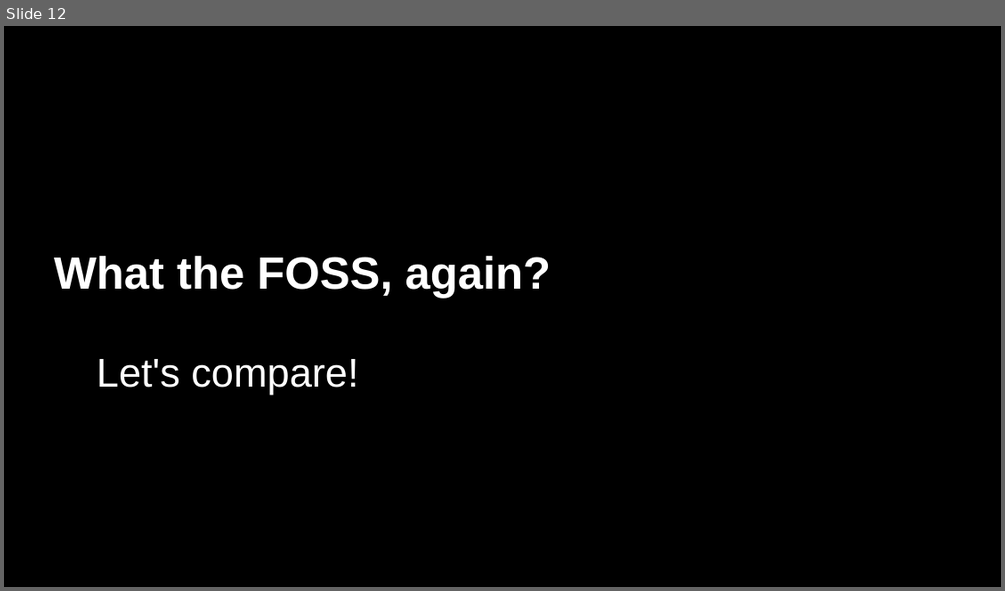
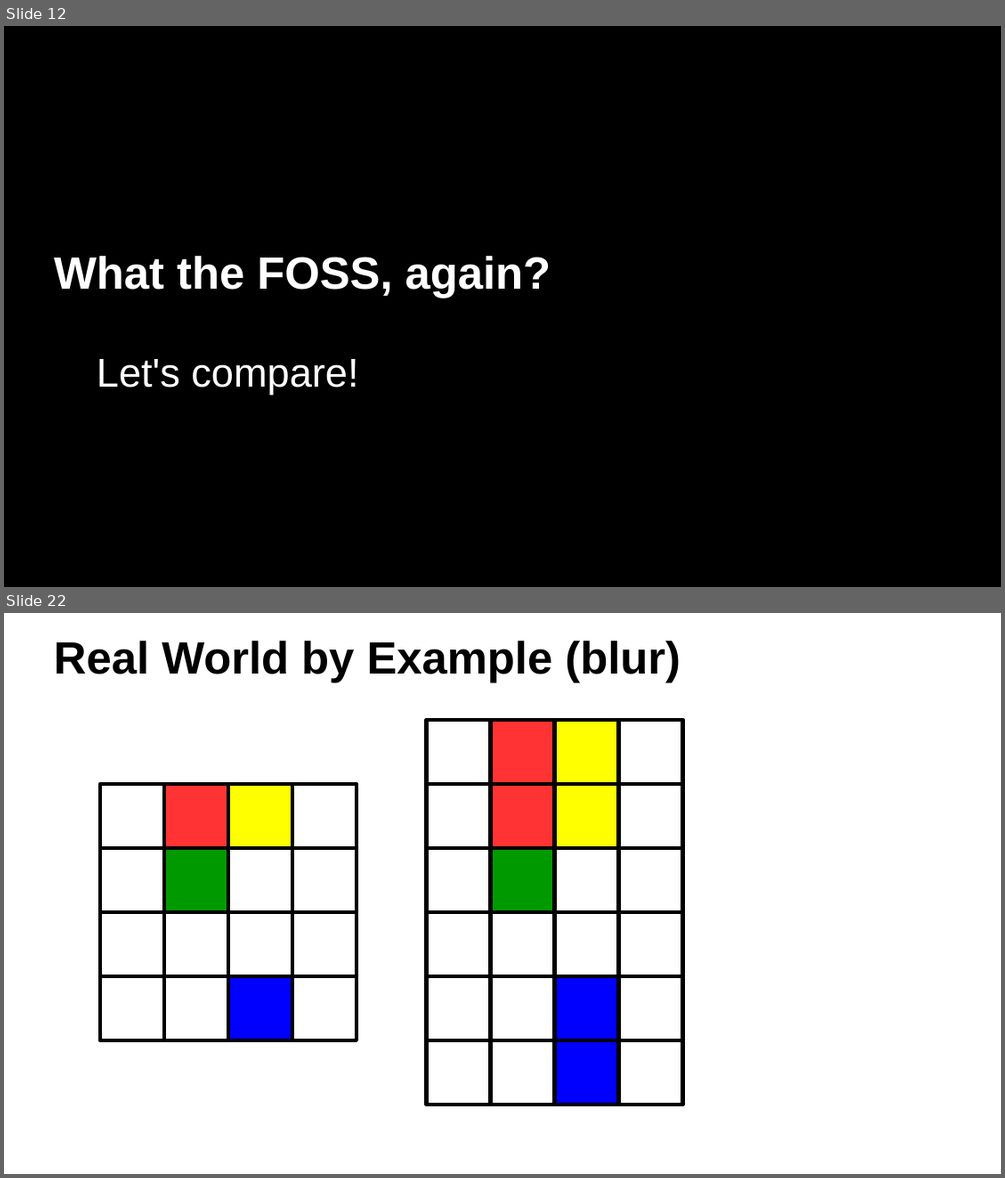
Before and after one commit to ax3l/datenspuren_2016, a slide deck: Slides.odp. Shown one above the other, each under a label of ours: slide 12 before the commit, slides 12 and 22 after it; the slides between them are not shown. The pictures are 1005x591 and 1005x1178 pixels, drawn with LibreOffice and Linux fonts; fonts in the diff are those of the drawing; background and template pictures are left out. Boxes give left, top, right and bottom in pixels: in the first picture for what was removed or moved away, otherwise in the second. Text is boxed around its words. In the diff, an @@ line names an element or a change of style, - is before the commit and + after.

```diff
--- a/Slides.odp
+++ b/Slides.odp
@@ slide 22 added at bbox=[4, 613, 1001, 1174], background #FFFFFF @@
@@ title added at bbox=[54, 641, 680, 683], 36 pt, text #000000, bold @@
+Real World by Example (blur)
@@ group added at bbox=[427, 720, 683, 784]: 4 rectangles @@
@@ rectangle added at bbox=[100, 784, 164, 848], fill #FFFFFF, outline #000000 3 pt @@
@@ rectangle added at bbox=[164, 784, 228, 848], fill #FF3333, outline #000000 3 pt @@
@@ rectangle added at bbox=[228, 784, 292, 848], fill #FFFF00, outline #000000 3 pt @@
@@ rectangle added at bbox=[292, 784, 356, 848], fill #FFFFFF, outline #000000 3 pt @@
@@ group added at bbox=[427, 784, 683, 848]: 4 rectangles @@
@@ rectangle added at bbox=[100, 848, 164, 912], fill #FFFFFF, outline #000000 3 pt @@
@@ rectangle added at bbox=[164, 848, 228, 912], fill #009900, outline #000000 3 pt @@
@@ rectangle added at bbox=[228, 848, 292, 912], fill #FFFFFF, outline #000000 3 pt @@
@@ rectangle added at bbox=[292, 848, 356, 912], fill #FFFFFF, outline #000000 3 pt @@
@@ group added at bbox=[427, 848, 683, 912]: 4 rectangles @@
@@ rectangle added at bbox=[100, 912, 164, 977], fill #FFFFFF, outline #000000 3 pt @@
@@ rectangle added at bbox=[164, 912, 228, 977], fill #FFFFFF, outline #000000 3 pt @@
@@ rectangle added at bbox=[228, 912, 292, 977], fill #FFFFFF, outline #000000 3 pt @@
@@ rectangle added at bbox=[292, 912, 356, 977], fill #FFFFFF, outline #000000 3 pt @@
@@ rectangle added at bbox=[100, 977, 164, 1041], fill #FFFFFF, outline #000000 3 pt @@
@@ rectangle added at bbox=[164, 977, 228, 1041], fill #FFFFFF, outline #000000 3 pt @@
@@ rectangle added at bbox=[228, 977, 292, 1041], fill #0000FF, outline #000000 3 pt @@
@@ rectangle added at bbox=[292, 977, 356, 1041], fill #FFFFFF, outline #000000 3 pt @@
@@ group added at bbox=[427, 912, 683, 1104]: 12 rectangles @@
```
Also in this commit, not shown: 1 slide changed, 13 other slides added.
